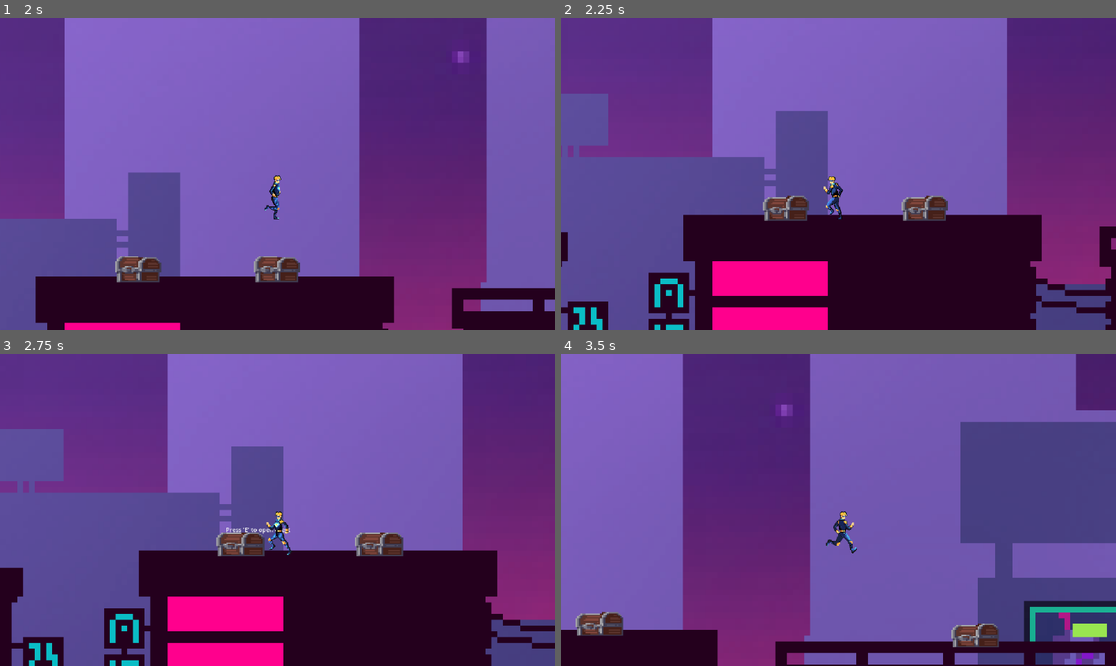
Above: before the commit, frames 1-4 (two rows, left to right).
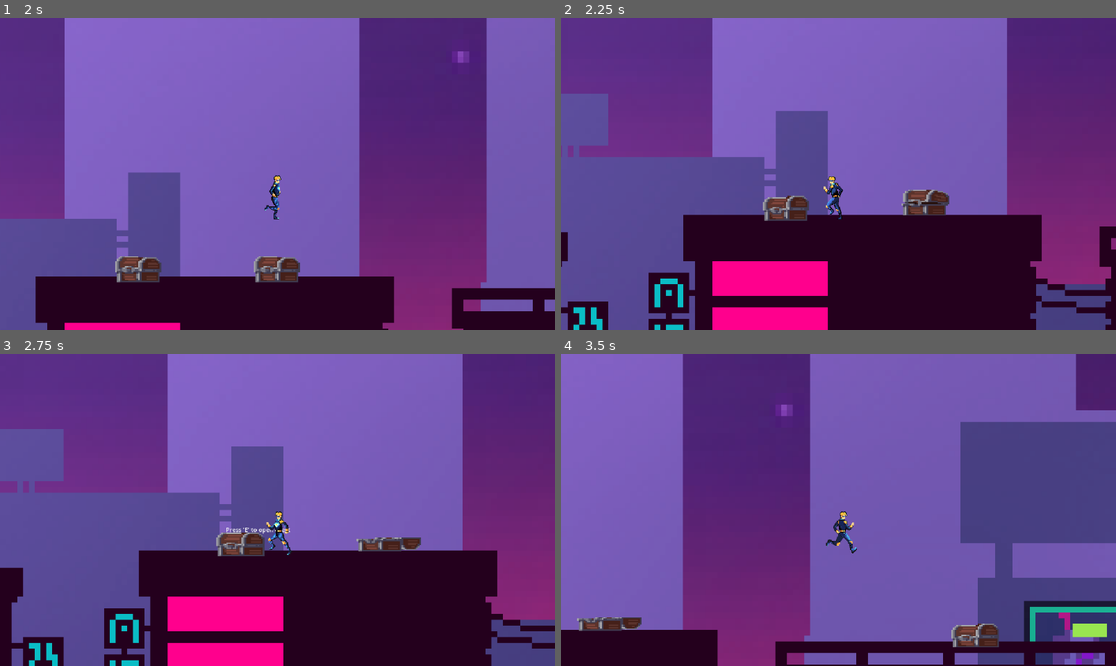
Above: after the commit, the same moments.

Repository: MtToss/Physics2DGame
Game: Godot game, scene res://scenes/game_chapter_1.tscn
Two runs of this game, one before a commit and one after it. Both use one fixed random seed, a clock stepped at 60 frames per second and the inputs below.
Inputs:
- Up to frame 1 (2 s): tap Enter (ui_accept) at 0.5, 0.77, 1.52 s; hold D (forward) from 0.53 s (still down); tap E (interact) at 0.6, 1.35 s
- Up to frame 2 (2.25 s): release D (forward) at 2.03 s; hold A (backward) from 2.03 s (still down); tap E (interact) at 2.1 s
- Up to frame 3 (2.75 s): keep holding A (backward)
- Up to frame 4 (3.5 s): tap E (interact) at 2.75, 2.85 s; release A (backward) at 2.78 s; hold D (forward) from 2.78 s (still down); tap Enter (ui_accept) at 3.02 s

Frame 1 is identical in both runs. In frame 2, 0.6% of the frame differs, in the area x 61-70%, y 55-66%; in frame 3, 0.7%, in the area x 63-76%, y 57-65%; in frame 4, 0.6%.

Commit message:
formulas added and randomization of values.

Diff:
--- a/scripts/game_chapter_1.gd
+++ b/scripts/game_chapter_1.gd
@@ -26,34 +26,49 @@
 @onready var pressure_plate1 = $pressure_plate1/Area2D
 var prompt_label_list = []
 
-var given_problem1 = ["Velocity", "Angle", "Time of Max Height", "Max Height", "Range"]
-var problem_value1 = [40.0, 50.0, 6.25, 47.9, 160.78]
+var given_problem1 = ["Velocity", "Angle", "Time of Flight", "Max Height", "Range"]
+var problem_value1 = [null, null, null, null, null]
 var get_value1 = [null, null, null, null, null]
 var get_given_value1 = [null, null, null, null, null]
 var available_indices = []
 
-var random_index = randi() % given_problem1.size()
-var problem_selector = randi() % given_problem1.size() # Aim to give emphasize on what he will need to get problem
+var gravity = 9.8
+
+func randomize_problem_values() -> void:
+	# Randomize velocity and angle
+	var velocity = (randi() % 100) + 30  # Velocity between 30 and 130 m/s
+	var angle = (randi() % 60) + 30      # Angle between 30 and 90 degrees
+
+	# Calculate time of flight, max height, and range using physics formulas
+	var time_of_flight = (2 * velocity * sin(deg_to_rad(angle))) / gravity
+	var max_height = (velocity * velocity * sin(deg_to_rad(angle)) * sin(deg_to_rad(angle))) / (2 * gravity)
+	var range = (velocity * velocity * sin(2 * deg_to_rad(angle))) / gravity
+
+	# Store the values
+	problem_value1 = [velocity, angle, time_of_flight, max_height, range]
+
+	# Debug prints
+	print("Debug: Velocity is %s" % [velocity])
+	print("Debug: Angle is %s" % [angle])
+	print("Debug: Time of Flight is %s" % [time_of_flight])
+	print("Debug: Max Height is %s" % [max_height])
+	print("Debug: Range is %s" % [range])
 
 func _ready() -> void:
-
+	randomize_problem_values()
 	available_indices = range(given_problem1.size())
 
+	# Initialize prompt labels
 	prompt_label_list = [prompt_label1, prompt_label2, prompt_label3, prompt_label4, prompt_label5]
-	for label in prompt_label_list:
-		if label == null:
-			print("Error: A label in prompt_label_list is null!")
 
 	pressure_plate1.connect("body_entered", Callable(self, "_on_pressure_plate_entered"))
 	pressure_plate1.connect("body_exited", Callable(self, "_on_pressure_plate_exited"))
-
-	self.connect("body_entered", Callable(self, "_on_area2d_body_entered"))
-	self.connect("body_exited", Callable(self, "_on_area2d_body_exited"))
 
 func _on_pressure_plate_entered(body):
 	if body.name == "ENUMAN":
 		print("Debug: ENUMAN stepped on the pressure plate!")
 		open_panel()
+		perform_calculations()
 
 func _on_pressure_plate_exited(body):
 	if body.name == "ENUMAN":
@@ -65,25 +80,25 @@
 	print("Debug: Open_panel opened")
 	prompt_panel.set_visible(true)
 	for index in range(given_problem1.size()):
-		if (prompt_label_list[index].text == "Prompt"|| prompt_label_list[index].text == "?") && get_value1[index] == null:
+		if get_value1[index] == null:
 			prompt_label_list[index].text = "?"
-			print("Skipped %s" %[index])
+			print("Missing value for: %s" % [given_problem1[index]])
 		else:
-			prompt_label_list[index].text = "%s" % [get_given_value1[index]] + ": %s" % [get_value1[index]]
-
+			prompt_label_list[index].text = "%s: %s" % [given_problem1[index], get_value1[index]]
 
 func close_panel() -> void:
 	prompt_panel.set_visible(false)
-	print("Debug: Panel is now closed sa bahay ni kuya")
+	print("Debug: Panel is now closed")
 
-	# Called every frame. 'delta' is the elapsed time since the previous frame.
+# Called every frame. 'delta' is the elapsed time since the previous frame.
 func _process(delta: float) -> void:
 	interact_chess()
-	pass
 
 func interact_chess() -> void:
 	handle_chest_interaction(label1, chest1, animation_control, animation_player, "chest1")
 	handle_chest_interaction(label2, chest2, animation_control, animation_player, "chest2")
+	handle_chest_interaction(label3, chest3, animation_control, animation_player, "chest3")
+	handle_chest_interaction(label4, chest4, animation_control, animation_player, "chest4")
 
 func handle_chest_interaction(label: Label, chest, animation_control: Control, animation_player: AnimationPlayer, chest_name: String) -> void:
 	if label.visible and Input.is_action_just_pressed("interact"):
@@ -92,31 +107,63 @@
 		interact_with_chest(chest_name)
 		animation_player.play_slide()
 
-func insremove(random_index: int) -> void:
-	if get_value1[random_index] == null:
-		get_value1.remove_at(random_index)
-		get_value1.insert(random_index, problem_value1[random_index])
-		get_given_value1.remove_at(random_index)
-		get_given_value1.insert(random_index, given_problem1[random_index])
-
 func interact_with_chest(chest_name: String) -> void:
 	if given_problem1.size() > 0 and available_indices.size() > 0:
 		var random_index = available_indices[randi() % available_indices.size()]
-
 		var selected_given = given_problem1[random_index]
 		var selected_value = problem_value1[random_index]
-		insremove(random_index)
+
+		# Update the get_value1 and get_given_value1 arrays
+		get_value1[random_index] = selected_value
+		get_given_value1[random_index] = selected_given
+
+		# Update the animation label
+		animation_label.text = "You got: %s" % [selected_given] + "\n Value: %s" % [selected_value]
+
+		# Remove the index from available_indices
 		available_indices.erase(random_index)
 
-		print("Debug: the get_value1 list inserted another value of %s" % [selected_value] + "\nDebug: its given is/are %s" % [selected_given])
-		print("Debug: the value it inserted in %s" % [selected_value] + "\nDebug: at random index: %s" % [random_index])
+# Perform calculations to fill in missing values
+func perform_calculations() -> void:
+	for index in range(given_problem1.size()):
+		if get_value1[index] == null:
+			match given_problem1[index]:
+				"Velocity":
+					if get_value1[given_problem1.find("Angle")] != null and get_value1[given_problem1.find("Time of Flight")] != null:
+						var angle = get_value1[given_problem1.find("Angle")]
+						var time_of_flight = get_value1[given_problem1.find("Time of Flight")]
+						var velocity = (gravity * time_of_flight) / (2 * sin(deg_to_rad(angle)))
+						get_value1[index] = velocity
+						print("Debug: Velocity calculated: %s" % [velocity])
 
-		animation_label.text = "You got: %s" % [selected_given] + "\n Value: %s" % [selected_value]
+				"Angle":
+					if get_value1[given_problem1.find("Velocity")] != null and get_value1[given_problem1.find("Time of Flight")] != null:
+						var velocity = get_value1[given_problem1.find("Velocity")]
+						var time_of_flight = get_value1[given_problem1.find("Time of Flight")]
+						var angle = rad_to_deg(asin((gravity * time_of_flight) / (2 * velocity)))
+						get_value1[index] = angle
+						print("Debug: Angle calculated: %s" % [angle])
 
-		print("Debug: The list get_value1 var are: %s" % [get_value1])
-	else:
-		print("Debug: There are no more chests formulas left")
+				"Time of Flight":
+					if get_value1[given_problem1.find("Velocity")] != null and get_value1[given_problem1.find("Angle")] != null:
+						var velocity = get_value1[given_problem1.find("Velocity")]
+						var angle = get_value1[given_problem1.find("Angle")]
+						var time_of_flight = (2 * velocity * sin(deg_to_rad(angle))) / gravity
+						get_value1[index] = time_of_flight
+						print("Debug: Time of Flight calculated: %s" % [time_of_flight])
 
-func refresh_panel() -> void:
+				"Max Height":
+					if get_value1[given_problem1.find("Velocity")] != null and get_value1[given_problem1.find("Angle")] != null:
+						var velocity = get_value1[given_problem1.find("Velocity")]
+						var angle = get_value1[given_problem1.find("Angle")]
+						var max_height = (velocity * velocity * sin(deg_to_rad(angle)) * sin(deg_to_rad(angle))) / (2 * gravity)
+						get_value1[index] = max_height
+						print("Debug: Max Height calculated: %s" % [max_height])
 
-	pass
+				"Range":
+					if get_value1[given_problem1.find("Velocity")] != null and get_value1[given_problem1.find("Angle")] != null:
+						var velocity = get_value1[given_problem1.find("Velocity")]
+						var angle = get_value1[given_problem1.find("Angle")]
+						var range = (velocity * velocity * sin(2 * deg_to_rad(angle))) / gravity
+						get_value1[index] = range
+						print("Debug: Range calculated: %s" % [range])
